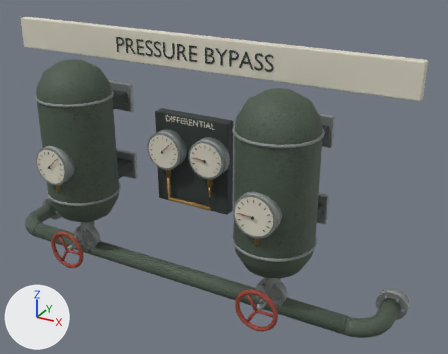
The Blender file content/models/pressure_manifold.blend: old version first, new version second.
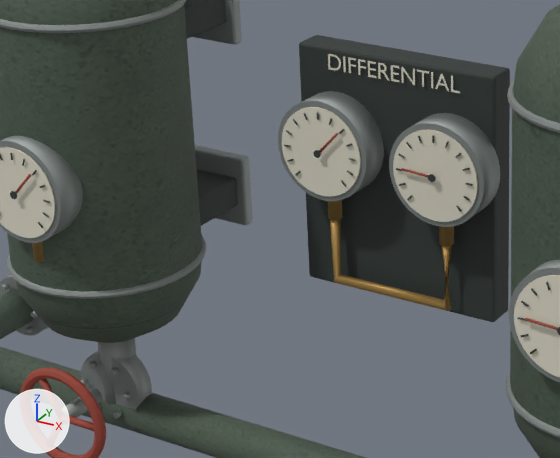
Old and new are each drawn whole from a 50 mm camera at (2.51, -4.11, 4.39) aimed at (0.36, -0.2, 2.44) and again close up on the part from 10% to 56% of the width and 27% to 75% of the height. Lighting does not change. The marker at lower left points along +X, +Y and +Z. The older version's two pictures come first.

Names of what the first close-up shows: 'pressure_manifold / transfer_bonded_brass', 'pressure_manifold / transfer_dark_steel', 'pressure_manifold / transfer_galvanized', 'pressure_manifold / transfer_green_enamel', 'pressure_manifold / transfer_instrument_ivory', 'pressure_manifold / transfer_valve_red'.
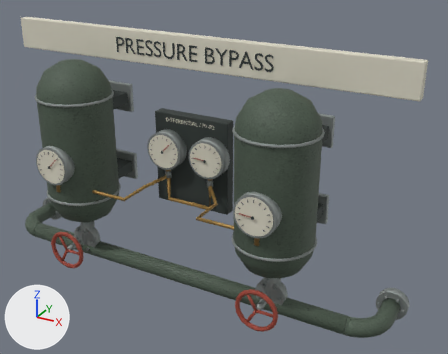
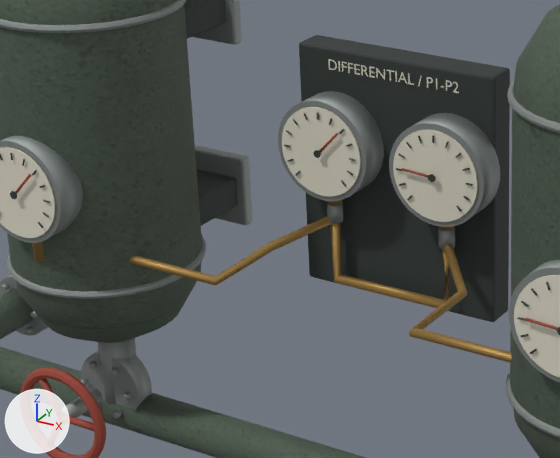
Diff of the bpy script that builds the scene:
```diff
--- a/content/models/pressure_manifold.blend.py
+++ b/content/models/pressure_manifold.blend.py
@@ me_torus @@
 # used by ob_pressure_manifold___transfer_galvanized; location = (-0.9, -0.42, 2.14)
-me_torus.from_pydata(...)  # 2560 vertices, 4960 faces; spans x -0.94..2.74, y -0.35..0.47, z -0.68..0.86
+me_torus.from_pydata(...)  # 2608 vertices, 5048 faces; spans x -0.94..2.74, y -0.35..0.47, z -0.68..0.86
+# me_torus part 1: a new loose piece, a 12-sided cylinder along z spanning x 0.675..0.725, y 0.245..0.295, z 0.16..0.22, in mat_transfer_galvanized (grey #979e9b)
+# me_torus part 2: a new loose piece, a 12-sided cylinder along z spanning x 1.075..1.125, y 0.245..0.295, z 0.16..0.22, in mat_transfer_galvanized (grey #979e9b)
 me_torus.materials.append(mat_transfer_galvanized)
@@ me_cylinder_012 @@
 # used by ob_pressure_manifold___transfer_bonded_brass; location = (-0.9, -0.71, 2.36)
-me_cylinder_012.from_pydata(...)  # 352 vertices, 676 faces; spans x -0.02..1.82, y -0.02..0.58, z -0.28..0.19
+me_cylinder_012.from_pydata(...)  # 512 vertices, 988 faces; spans x -0.02..1.82, y -0.02..0.58, z -0.28..0.19
+# me_cylinder_012 part 3: 160 vertices added at x -0.01..1.81, y 0.12..0.57, z -0.13..-0.04
 me_cylinder_012.materials.append(mat_transfer_bonded_brass)
@@ me_cylinder_014 @@
 # used by ob_pressure_manifold___transfer_instrument_ivory; location = (-0.9, -0.774, 2.48)
-me_cylinder_014.from_pydata(...)  # 611 vertices, 949 faces; spans x -0.85..2.65, y 0.0..0.76, z -0.14..1.0
+me_cylinder_014.from_pydata(...)  # 824 vertices, 1154 faces; spans x -0.85..2.65, y 0.0..0.76, z -0.14..1.0
+# me_cylinder_014 part 4: 45 vertices moved from x 0.67..1.11, y 0.66, z 0.3..0.35 to x 0.68..1.11, y 0.66, z 0.3..0.33; 149 vertices removed from x 0.68..1.13, y 0.66, z 0.3..0.35; 306 vertices added at x 0.68..1.13, y 0.66, z 0.3..0.33
+# other edits to the shape of me_cylinder_014 do not show in these pictures
 me_cylinder_014.materials.append(mat_transfer_instrument_ivory)
```

Location of each change, [x1, y1, x2, y2] in pixels of the close-ups (560 x 458 px; the box of a moved part takes in the faces that stretch with it):
'pressure_manifold / transfer_instrument_ivory', reshaped: before [0, 54, 560, 377]; after [0, 59, 560, 377]
'pressure_manifold / transfer_bonded_brass', reshaped: before [32, 200, 454, 311]; after [32, 200, 511, 363]
part 1 of me_torus, added: after [327, 202, 343, 224]
part 2 of me_torus, added: after [438, 227, 455, 249]
part 3 of me_cylinder_012, added: after [130, 216, 511, 363]
part 4 of me_cylinder_014, moved or reshaped: before [328, 54, 460, 93]; after [328, 59, 459, 93]
